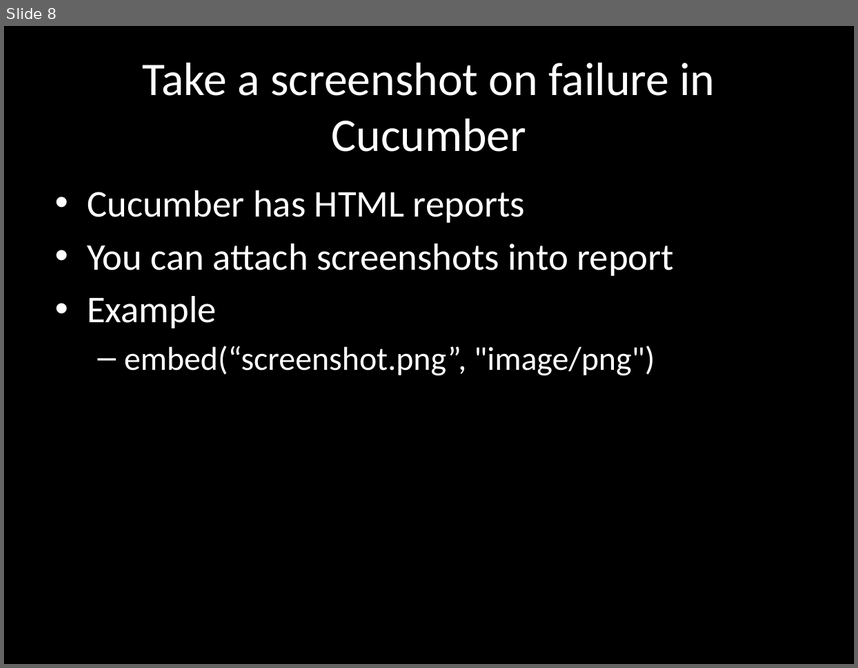
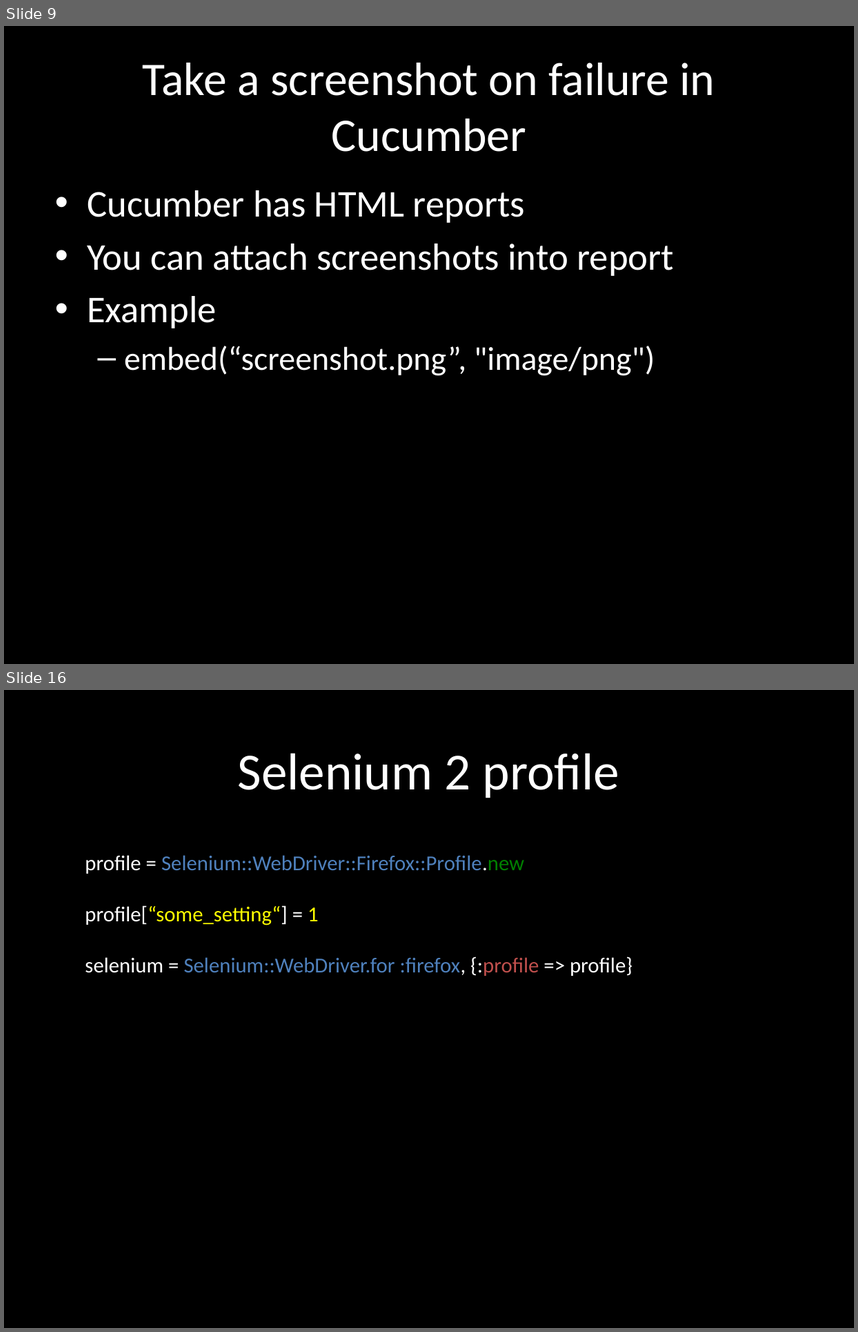
Before and after one commit to dimacus/SeleniumTipsAndTricks, a slide deck: selenium_camp_v1.pptx. Shown one above the other, each under a label of ours: slide 8 before the commit, slides 9 and 16 after it; the slides between them are not shown. The pictures are 858x668 and 858x1332 pixels, drawn with LibreOffice and Linux fonts; fonts in the diff are those of the drawing. Boxes give left, top, right and bottom in pixels: in the first picture for what was removed or moved away, otherwise in the second. Text is boxed around its words. In the diff, an @@ line names an element or a change of style, - is before the commit and + after.

```diff
--- a/selenium_camp_v1.pptx
+++ b/selenium_camp_v1.pptx
@@ slide 16 added at box(4, 690, 854, 1328), background #000000 @@
@@ title added at box(238, 753, 620, 798), 44 pt, text #FFFFFF @@
+Selenium 2 profile
@@ text added at box(85, 855, 633, 976), 18 pt, text #4F81BD @@
+profile = Selenium::WebDriver::Firefox::Profile.new
+profile[“some_setting“] = 1
+selenium = Selenium::WebDriver.for :firefox, {:profile => profile}
@@ what was slide 8 is now slide 9 @@
```
Also in this commit, not shown: 8 slides changed, 9 other slides added, 3 slides removed.
